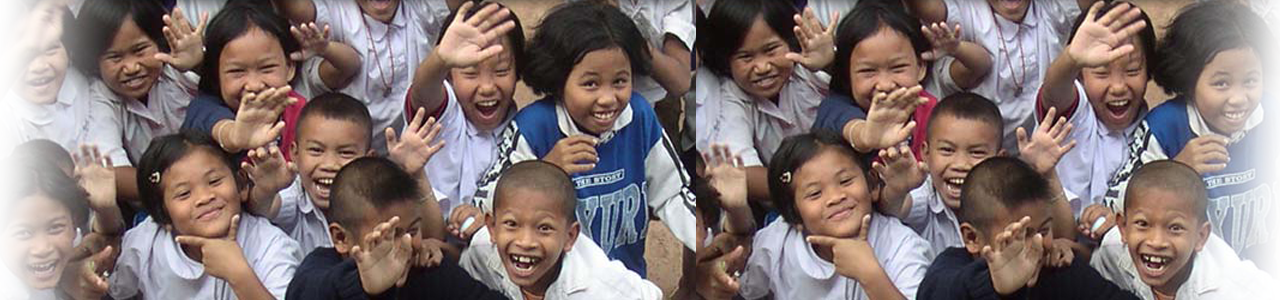
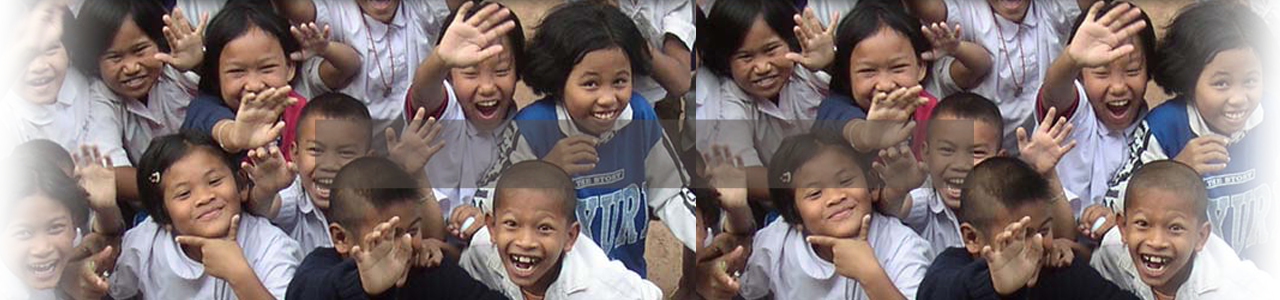
Layer changes from the first 1280x300 image to the second:
"Layer 1 copy": opacity 100% → 54%, painted on it over [left=315, top=0, right=1280, bottom=300]
added layer "Layer 1 copy 2" above "Layer 1" over [left=1151, top=0, right=1280, bottom=300]
